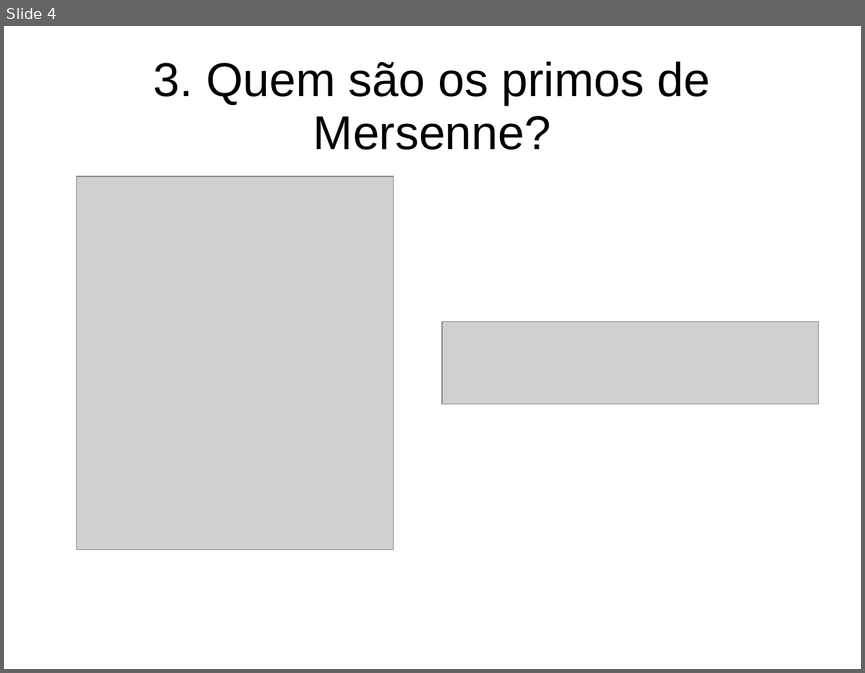
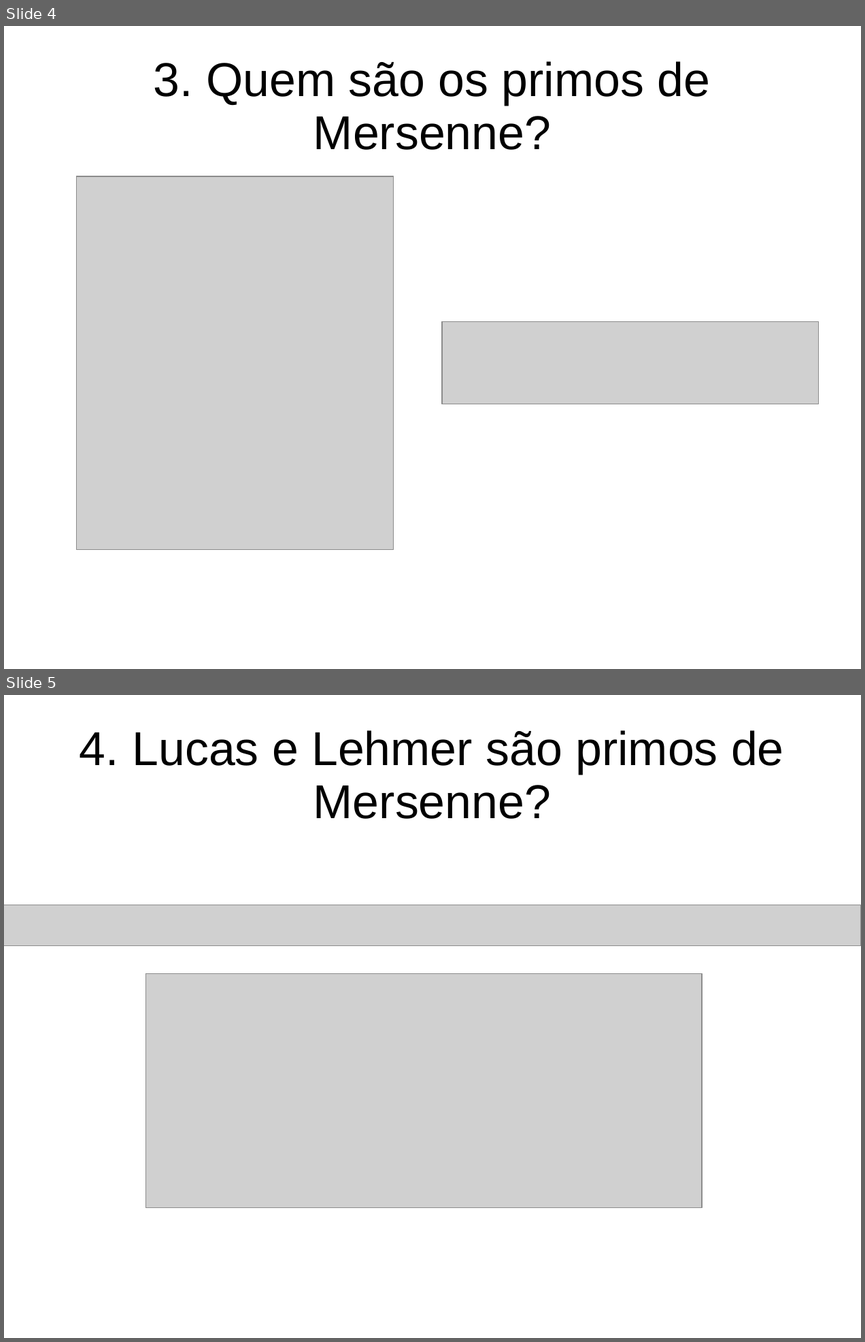
Before and after one commit to DaviAragao/clusterPrime, a slide deck: apresentacao.ppt. Shown one above the other, each under a label of ours: slide 4 before the commit, slides 4 and 5 after it. The pictures are 865x673 and 865x1342 pixels, drawn with LibreOffice and Linux fonts; fonts in the diff are those of the drawing; grey boxes stand for pictures. Boxes give left, top, right and bottom in pixels: in the first picture for what was removed or moved away, otherwise in the second. Text is boxed around its words. In the diff, an @@ line names an element or a change of style, - is before the commit and + after.

```diff
--- a/apresentacao.ppt
+++ b/apresentacao.ppt
@@ slide 5 added at <box>4,695,861,1338</box>, background #FFFFFF @@
@@ title added at <box>79,730,784,819</box>, 44 pt, text #000000 @@
+4. Lucas e Lehmer são primos de Mersenne?
@@ picture added at <box>4,905,861,946</box> @@
@@ picture added at <box>145,974,702,1208</box> @@
```
Also in this commit, not shown: 3 slides changed, 2 other slides added, 1 slide removed.
